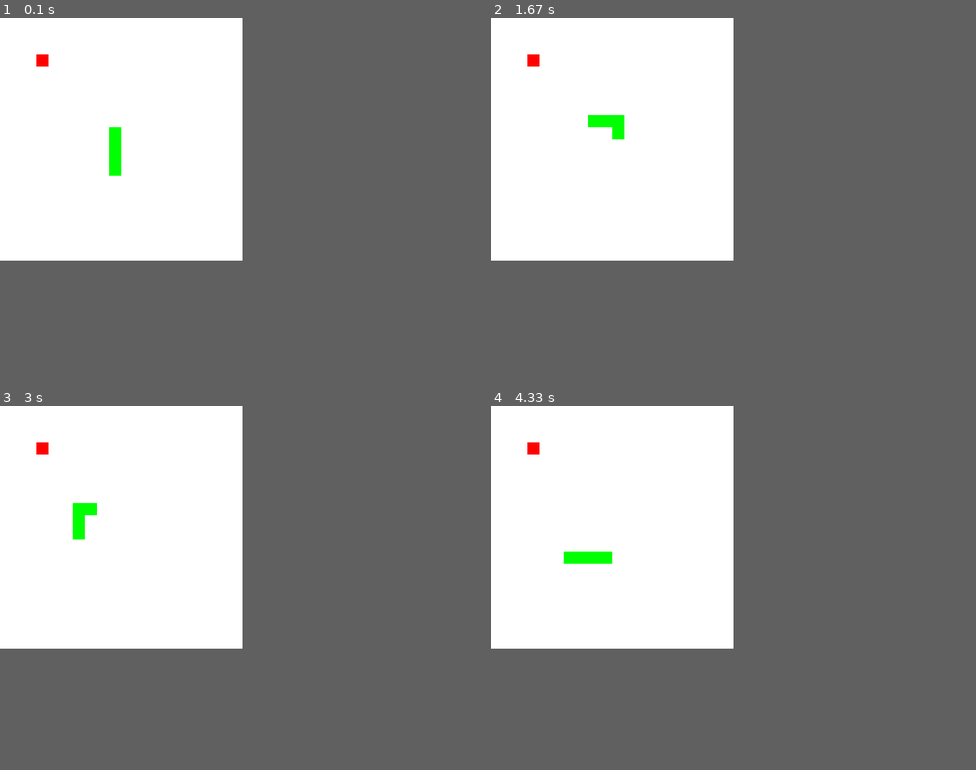
Above: before the commit, frames 1-4 (two rows, left to right).
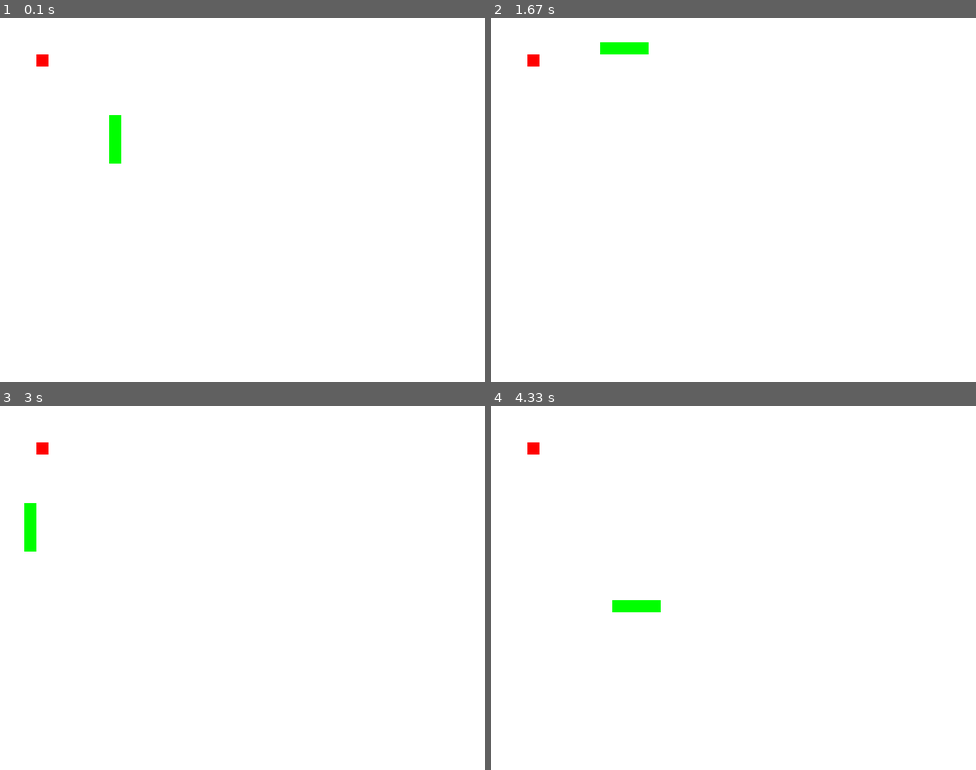
Above: after the commit, the same moments.

Repository: juho0731/juho_project
Game: pygame game, started from 뱀게임.py
Same seed, same stepped clock (60 frames per second), same inputs: the game is played once before the commit and once after it.
Inputs:
- Up to frame 1 (0.1 s): no input
- Up to frame 2 (1.67 s): hold Right 0.33-0.8 s; hold Up 0.83-1.13 s; hold Left 1.17-1.63 s
- Up to frame 3 (3 s): hold Down 2.23-2.53 s
- Up to frame 4 (4.33 s): hold Right 3.4-4.03 s
The window is 400x400 before the commit and 800x600 after it. Grey fills any space a smaller window leaves; there, only what the larger window draws over its background counts as a difference.

The runs differ from the first frame. In frame 1, 0.2% of the frame differs, in the area x 22-25%, y 26-44%; in frame 2, 0.7%, in the area x 20-33%, y 6-34%; in frame 3, 0.7%; in frame 4, 0.7%.

Commit message:
Add files via upload

Diff:
--- a/뱀게임.py
+++ b/뱀게임.py
@@ -4,8 +4,8 @@
 from datetime import timedelta
 
 # 스크린과 한 픽셀의 크기를 정의
-SCREEN_WIDTH = 400
-SCREEN_HEIGHT = 400
+SCREEN_WIDTH = 800
+SCREEN_HEIGHT = 600
 BLOCK_SIZE = 20
 
 # 뱀게임에 사용할 색상을 정의
@@ -13,6 +13,8 @@
 GREEN = (0, 255, 0)
 WHITE = (255, 255, 255)
 GRAY = (127, 127, 127)
+BLUE = (0, 0, 255)
+
 
 # pygame 모듈 초기화
 pygame.init()
@@ -91,14 +93,16 @@
         draw_block(screen, self.color, self.position)
 
     # 사과를 랜덤한 위치로 이동 시키는 함수
-    def random_move(self):
+    def random_move(self, snake):
         self.position = [random.randint(0, 19), random.randint(0, 19)]
+        while self.position in snake.positions:
+            self.position = [random.randint(0, 19), random.randint(0, 19)]
 
 # 게임을 정의하는 클래스
 class Game:
     # 생성시 뱀과 사과의 인스턴스를 생성한다.
     def __init__(self):
-        self.snake = Snake(GREEN, [9, 9], Offset.NONE)
+        self.snake = Snake(GREEN, [9, 9], Offset.UP)
         self.apple = Apple(RED, [3, 3])
 
     # 배경과 생성된 인스턴스들을 그리는 함수
@@ -134,12 +138,18 @@
             if self.snake.positions[0] == self.apple.position:
                 # 사과를 없애고 새로운 위치에 생성
                 # 뱀의 길이를 한칸 늘려줌
-                self.apple.random_move()
+            # TODO: 사과가 뱀 위에 생성 되지 않게 하기
+                self.apple.random_move(self.snake)
                 self.snake.grow()
 
             # TODO: 뱀이 꼬리나 벽에 충돌했을때 처리
+            shead = self.snake.positions[0]
+            if shead[0] < 0 or shead[0] > 19 or shead[1] < 0 or shead[1] > 19:
+                exit()
+            if shead in self.snake.positions[1:]:
+                exit()
 
-            if timedelta(milliseconds=300) <= datetime.now() - last_movement:
+            if timedelta(milliseconds=80) <= datetime.now() - last_movement:
                 self.snake.move()
                 last_movement = datetime.now()
                 keydown_flag = False
--- /dev/null
+++ b/뱀게임인공지능.py
@@ -0,0 +1,39 @@
+import numpy as np
+
+import scipy.special
+
+class NeuralNetwork:
+    def __init__(self, inputnodes, hiddennodes, outputnodes):
+        self.inodes = inputnodes
+        self.hnodes = hiddennodes
+        self.onodes = outputnodes
+
+        self.wih = np.random.normal(0.0, pow(self.hnodes, -0.5), (self.hnodes, self.inodes))
+        self.who = np.random.normal(0.0, pow(self.onodes, -0.5), (self.onodes, self.hnodes))
+
+        self.activation_function = lambda x: scipy.special.expit(x)
+
+    def train(self, input_list, targets_list, learning_rate):
+        inputs = np.array(input_list, ndmin=2).T
+        targets = np.array(targets_list, ndmin=2).T
+
+        hidden_layer_in = np.dot(self.wih, inputs)
+        hidden_layer_out = self.activation_function(hidden_layer_in)
+
+        output_layer_in = np.dot(self.who, hidden_layer_out)
+        output_layer_out = self.activation_function(output_layer_in)
+
+        output_error = targets - output_layer_out
+        hidden_error = np.dot(self.who.T, output_error)
+
+        self.who += learning_rate*np.dot(output_error*output_layer_out*(1.0-output_layer_out)),np.transepose(hidden_layer_out)
+        self.wih += learning_rate*np.dot(hidden_error*hidden_layer_out*(1.0-hidden_layer_out)),np.transepose(inputs)
+
+    def query(self, inputs_list):
+        inputs = np.array(inputs_list, ndmin=2).T
+        hidden_layer_in = np.dot(self.wih, inputs)
+        hidden_layer_out = self.activation_function(hidden_layer_in)
+        output_layer_in = np.dot(self.who,hidden_layer_out)
+        output_layer_out = self.activation_function(output_layer_in)
+
+        return output_layer_out
